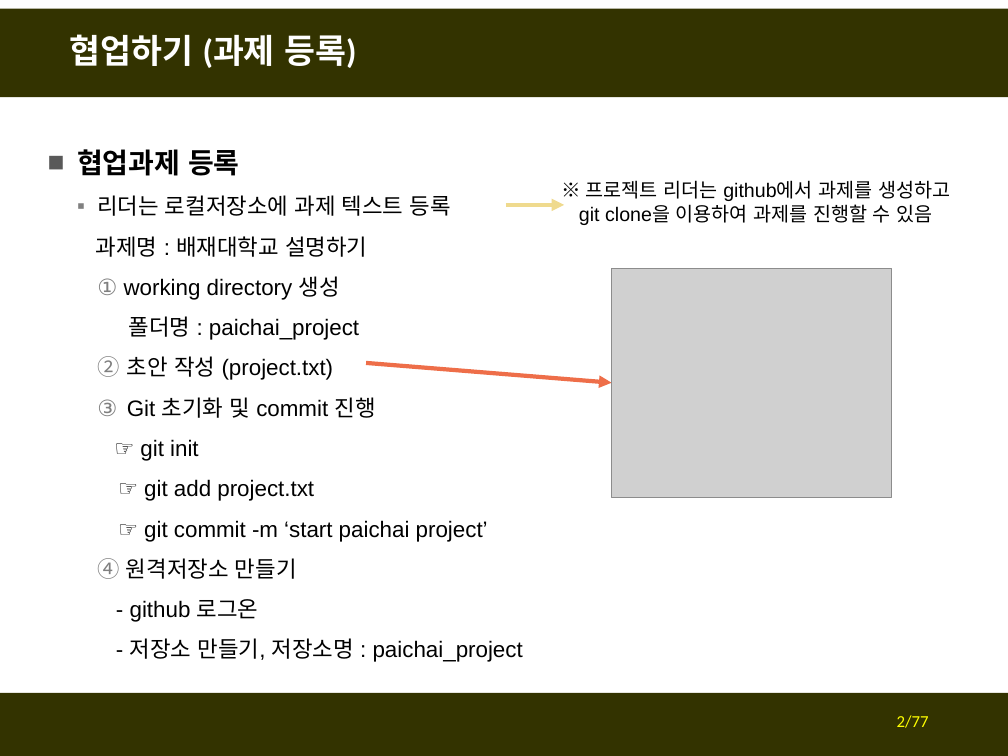
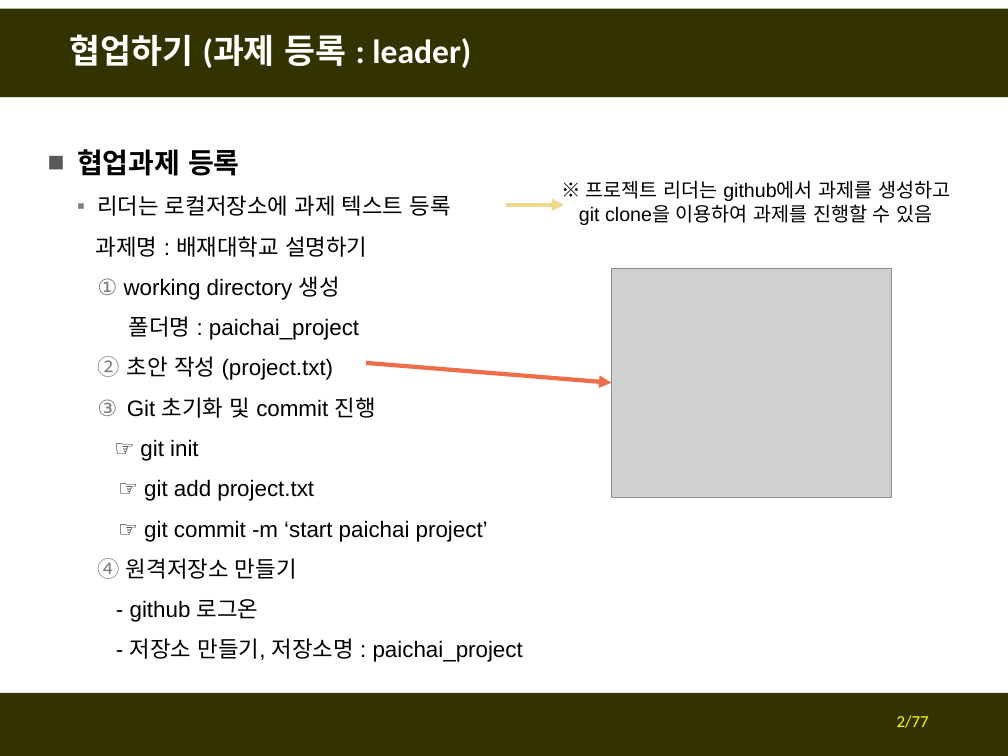
Before and after one commit to fasthill/github-lecture, a slide deck: slide 2 of git및github첫걸음4-협업하기.pptx. Drawn at 1008x756 pixels with LibreOffice and Linux fonts; fonts in the diff are those of the drawing; grey boxes stand for pictures. Boxes give left, top, right and bottom in pixels: in the first picture for what was removed or moved away, otherwise in the second. Text is boxed around its words. In the diff, an @@ line names an element or a change of style, - is before the commit and + after.

```diff
--- a/git및github첫걸음4-협업하기.pptx
+++ b/git및github첫걸음4-협업하기.pptx
@@ title at [70,34,471,68]: text changed @@
-협업하기 (과제 등록)
+협업하기 (과제 등록 : leader)
```
Also in this commit, not shown: 2 other slides changed.
